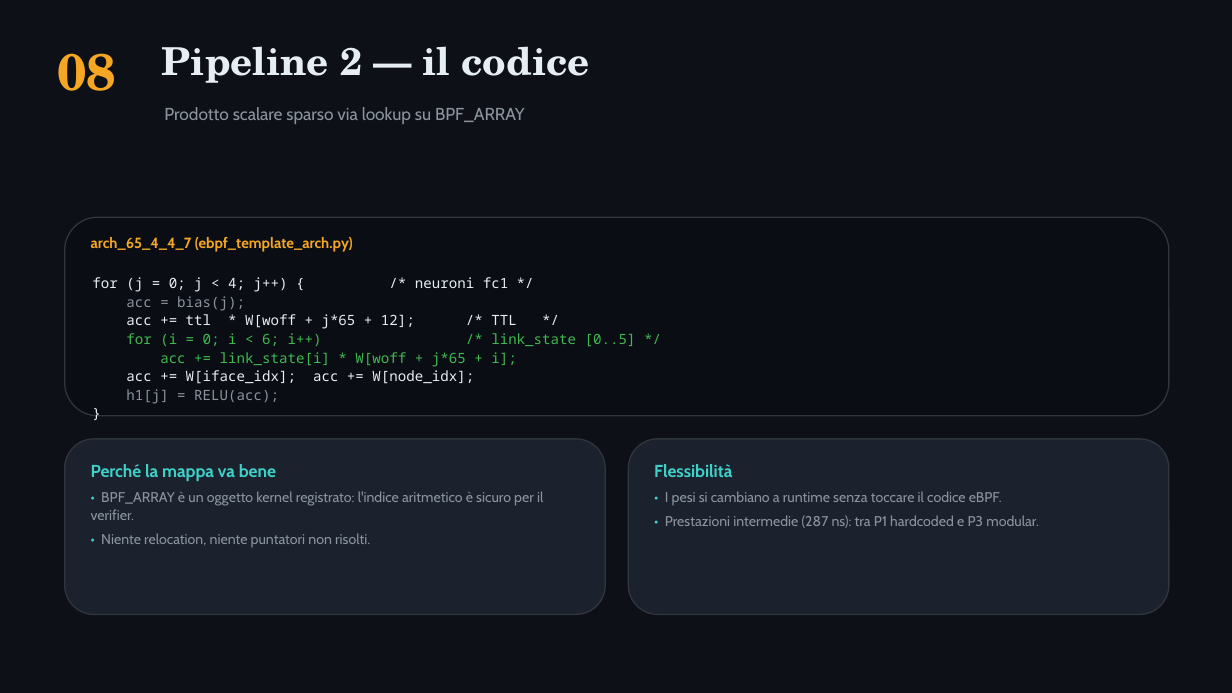
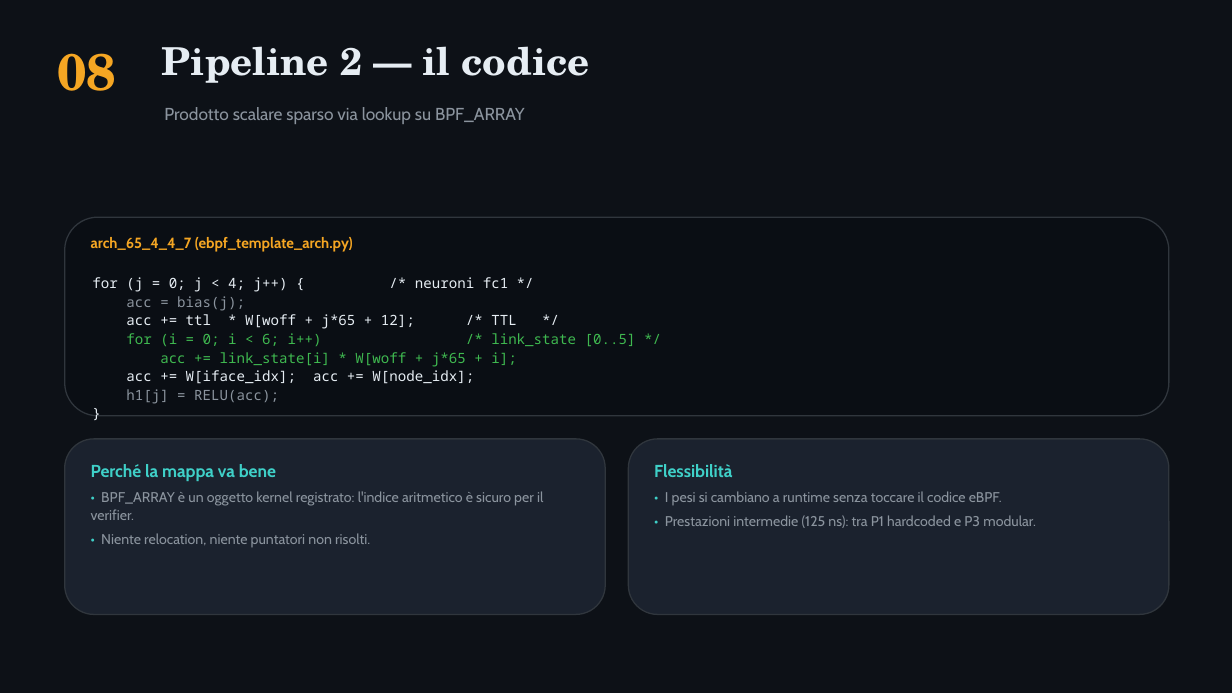
Before and after one commit to ettore-cantile/ipa_lab, a slide deck: slide 9 of docs/IPA_eBPF_pipelines.pptx. Drawn at 1232x693 pixels with LibreOffice and Linux fonts; fonts in the diff are those of the drawing. Boxes give left, top, right and bottom in pixels: in the first picture for what was removed or moved away, otherwise in the second. Text is boxed around its words. In the diff, an @@ line names an element or a change of style, - is before the commit and + after.

```diff
--- a/docs/IPA_eBPF_pipelines.pptx
+++ b/docs/IPA_eBPF_pipelines.pptx
@@ text at bbox=[665, 515, 1036, 528]: text changed @@
-• Prestazioni intermedie (287 ns): tra P1 hardcoded e P3 modular.
+• Prestazioni intermedie (125 ns): tra P1 hardcoded e P3 modular.
```
Also in this commit, not shown: 5 other slides changed, 2 other files.
